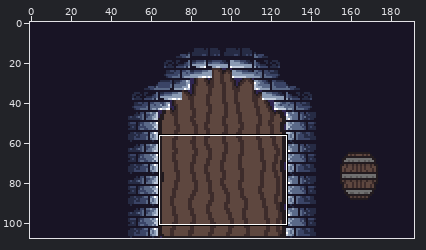
Edited in one commit: pixel-art file (art/door.aseprite). Above: a wide view before the commit, with the close-up outlined.
Close-up. Old version:
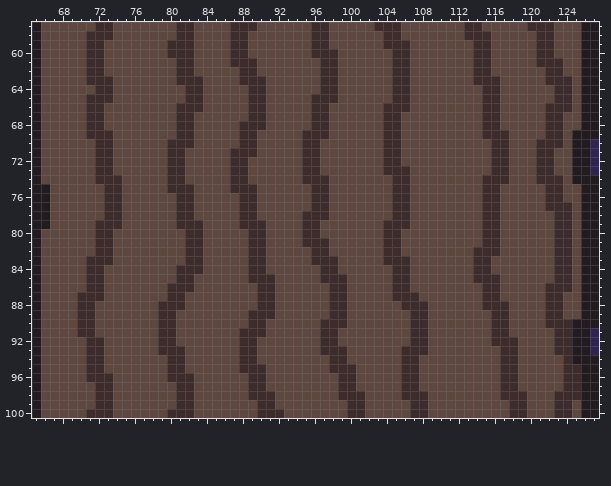
192x108 pixels, 1 frame. Shown: x 65..127, y 57..100. The commit also changed other parts of the picture, which this record leaves out.
The result:
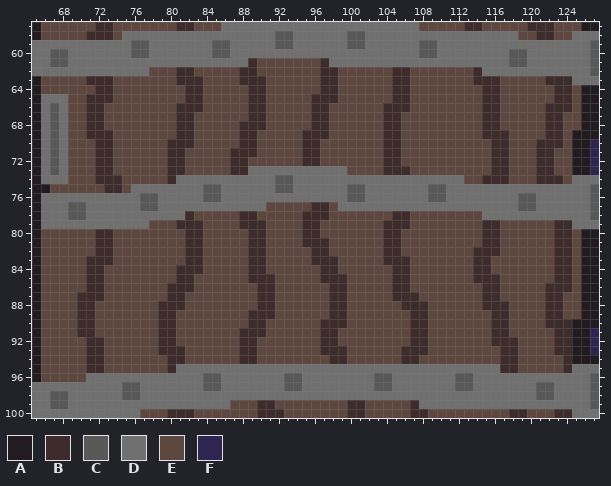
Palette (. is transparent): A #221b1f  B #3d2c2b  C #595858  D #707070  E #5e473f  F #2f2551
The edit:
y 57: x 86..107 EBBBEEEEEEBBEEEEEBBBEE -> DDDDDDDDDDDDDDDDDDDDDD
y 58: x 75..118 EEEEEEBBEEEEBBEEEEEEEBBEEEEEEBBEEEEEEEBBBEEE -> DDDDDDDDDDDDDDDDDCCDDDDDDCCDDDDDDDDDDDDDDDDD; x 125..127 EAA -> DDD
y 59: x 65..127 AEEEEEBBEEEEEEEBBBEEEEBBEEEEEEEBBEEEEEEBBBEEEEEEEBBEEEEEBBEEEAA -> DDDDDDDDDDDCCDDDDDDDCCDDDDDCCDDDDDDCCDDDDDDCCDDDDDDDDDDDDDDDDDC
y 60: x 65..127 AEEEEEBBEEEEEEEBBBEEEEBBEEEEEEEBBBEEEEEEBBEEEEEEEBBEEEEEBBEEEAA -> DDCCDDDDDDDCCDDDDDDDCCDDDDDDDDDDDDDDDDDDDDDCCDDDDDDDDCCDDDDDDDC
y 61: x 65..88 AEEEEEBBEEEEEEEEBBEEEEBB -> DDCCDDDDDDDDDDDDDDDDDDDD; x 98..127 BEEEEEEBBEEEEEEEBBEEEEEBBBEEAA -> DDDDDDDDDDDDDDDDDDDDCCDDDDDDDC
y 62: x 65..77 AEEEEEBBEEEEE -> DDDDDDDDDDDDD; x 115..127 BEEEEEEBBEEAA -> DDDDDDDDDDDDC
y 63: x 125..127 EAA -> DDD
y 65: x 66..68 EEE -> DDD
y 66..72: x 66..68 EEE -> DCD
y 73: x 66..68 EEE -> DCD; x 89..99 EEEEEEBBEEE -> DDDDDDDDDDD
y 74: x 66..68 EEE -> DDD; x 81..112 BEEEEEBBEEEEEEBBBEEEEEEEBBEEEEEE -> DDDDDDDDDDDCCDDDDDDDDDDDDDDDDDDD; x 125..127 AAA -> DDD
y 75: x 76..127 EEEEBBBEEEEBBBEEEEEEBBEEEEEEEBBEEEEEEEEBBEEEEEBBEEAA -> DDDDDDDDCCDDDDDDCCDDDDDDCCDDDDDDDCCDDDDDDDDDDDDDDDDC
y 76: x 66..127 AEEEEEEBBEEEEEEBBEEEEEBBEEEEEEBBEEEEEEEBBEEEEEEEEBBEEEEEBBEEAA -> DDDDDDDDDDDCCDDDDDCCDDDDDDDDDDDDDDCCDDDDDDDCCDDDDDDDDCCDDDDDDC
y 77: x 66..90 AEEEEEEBBEEEEEEBBEEEEEBBE -> DDDCCDDDDDDCCDDDDDDDDDDDD; x 99..127 EEEEEEBBEEEEEEEEBBEEEEEBBBEAA -> DDDDDDDDDDDDDDDDDDDDCCDDDDDDC
y 78: x 66..81 AEEEEEEBBEEEEEEB -> DDDCCDDDDDDDDDDD; x 115..127 BBEEEEEEBBEAA -> DDDDDDDDDDDDC
y 79: x 66..77 AEEEEEBBBEEE -> DDDDDDDDDDDD; x 125..127 EAA -> DDD
y 95: x 81..116 BEEEEEEBBBEEEEEEEBBBEEEEEBBEEEEEEEEE -> DDDDDDDDDDDDDDDDDDDDDDDDDDDDDDDDDDDD; x 125..127 BAA -> DDD
y 96: x 71..127 BBBEEEEEEBBBEEEEEEBBEEEEEEEEBBEEEEEBBEEEEEEEEEBBEEEEEBBAA -> DDDDDDDDDDDDDCCDDDDDDDCCDDDDDDDDCCDDDDDDDCCDDDDDDDDDDDDDC
y 97: x 65..127 AEEEEEEBBEEEEEEEBBEEEEEEBBEEEEEEEEBBEEEEEBBEEEEEEEEEBBEEEEEBBAA -> DDDDDDDDDDCCDDDDDDDCCDDDDDDDCCDDDDDDDDCCDDDDDDDCCDDDDDDDCCDDDDC
y 98: x 65..127 AEEEEEEBBEEEEEEEBBEEEEEEBBBEEEEEEEBBBEEEEBBBEEEEEEEEBBBEEEBBBAA -> DDCCDDDDDDCCDDDDDDDDDDDDDDDDDDDDDDDDDDDDDDDDDDDDDDDDDDDDCCDDDDC
y 99: x 65..86 AEEEEEEBBEEEEEEEBBEEEE -> DDCCDDDDDDDDDDDDDDDDDD; x 108..127 BEEEEEEEEEBBEEEBBEAA -> DDDDDDDDDDDDDDDDDDDC
y 100: x 65..76 AEEEEEBBBEEE -> DDDDDDDDDDDD; x 125..127 EAA -> DDD
